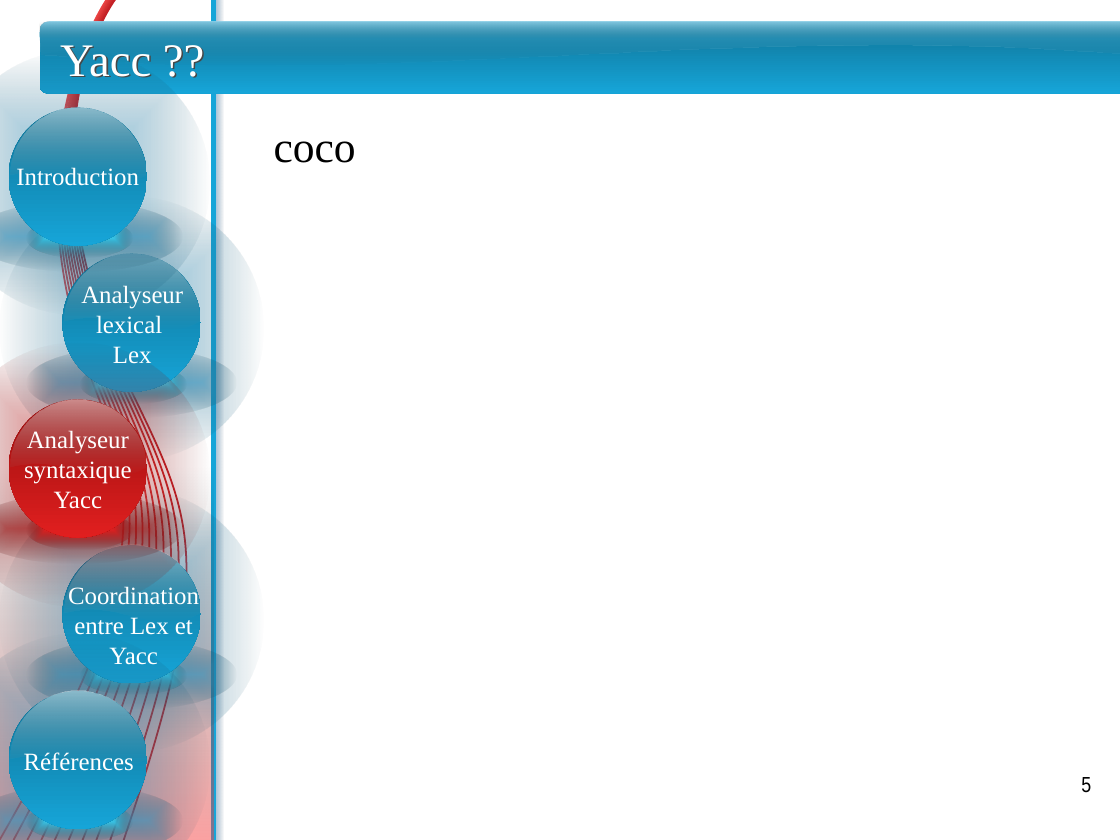
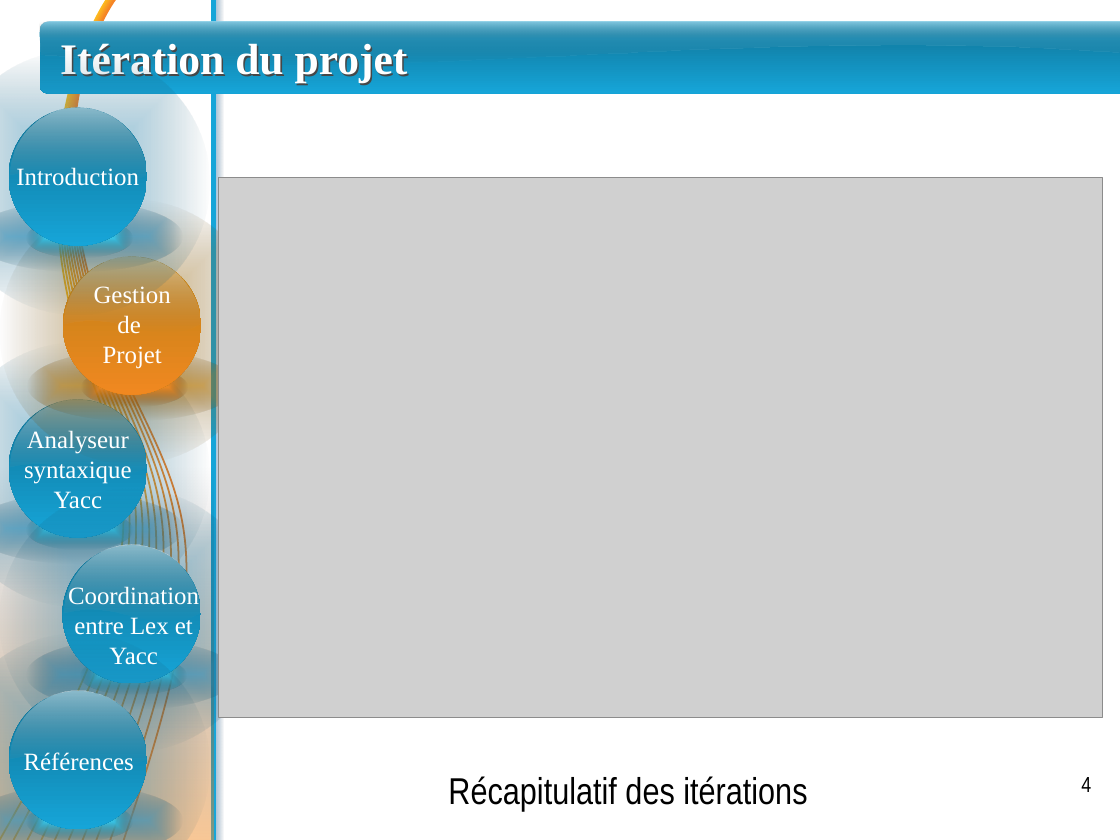
Before and after one commit to sarrabenbrahim/team-war, a slide deck: slide 4 of PFE/Presentation/presentation - Jaafar.pptx (slide 5 before the commit). Drawn at 1120x840 pixels with LibreOffice and Linux fonts; fonts in the diff are those of the drawing; grey boxes stand for pictures. Boxes give left, top, right and bottom in pixels: in the first picture for what was removed or moved away, otherwise in the second. Text is boxed around its words. In the diff, an @@ line names an element or a change of style, - is before the commit and + after.

Commit message:
-+ Gestion de projet et Gestion des coûts

```diff
--- a/PFE/Presentation/presentation - Jaafar.pptx
+++ b/PFE/Presentation/presentation - Jaafar.pptx
@@ freeform shape at (0, 0, 151, 840): outline #EF4546 1.13 pt to #FEBD1E 1.13 pt @@
@@ freeform shape at (1, 0, 156, 840): outline #E74142 1.13 pt to #FDB620 1.13 pt @@
@@ freeform shape at (2, 0, 161, 840): outline #E23D3D 1.13 pt to #FCAF21 1.13 pt @@
@@ freeform shape at (3, 0, 166, 840): outline #DD3939 1.13 pt to #FBA922 1.13 pt @@
@@ freeform shape at (3, 0, 170, 840): outline #D93535 1.13 pt to #FAA223 1.13 pt @@
@@ freeform shape at (4, 0, 175, 840): outline #D43032 1.13 pt to #F99D24 1.13 pt @@
@@ freeform shape at (6, 0, 185, 840): outline #D02D2E 1.13 pt to #F89624 1.13 pt @@
@@ freeform shape at (7, 0, 196, 840): outline #CC292B 1.13 pt to #F79025 1.13 pt @@
@@ freeform shape at (8, 0, 206, 840): outline #C82428 1.13 pt to #F68A25 1.13 pt @@
@@ freeform shape at (8, 0, 216, 840): outline #C32127 1.13 pt to #F58426 1.13 pt @@
@@ freeform shape at (38, 21, 1120, 77): outline redrawn @@
@@ title removed at (60, 45, 151, 78) @@
-Yacc ??
@@ title added at (60, 43, 408, 83), 28 pt, text #FFFFFF, bold @@
+Itération du projet
@@ text removed at (274, 141, 356, 163) @@
-coco
@@ picture added at (218, 177, 1102, 717) @@
@@ ellipse at (0, 199, 263, 463): fill gradient #2FA4D9 to #164C64 to gradient #BC8116 to #573C0A @@
@@ ellipse at (63, 256, 200, 394): fill gradient #0F7295 to #16A5D8 to gradient #BC8116 to #F08820 @@
@@ text at (94, 286, 171, 369): text changed @@
-Analyseur lexical
-Lex
+Gestion
+de
+Projet
@@ ellipse at (0, 343, 209, 606): fill gradient #E11F1F to #680E0E to gradient #2FA4D9 to #164C64 @@
@@ ellipse at (27, 351, 236, 420): fill gradient #338EB7 to #184255 to gradient #BC8116 to #573C0A @@
@@ 2 ellipses, 1 freeform shape: place and size @@
-2 ellipses, 1 freeform shape at (27, 253, 236, 417)
+2 ellipses, 1 freeform shape at (27, 256, 236, 420)
@@ ellipse at (82, 368, 187, 407): fill gradient #35C8EB to #195D6D to gradient #F08820 to #6F3F0F @@
@@ ellipse at (9, 400, 147, 538): fill gradient #960E0E to #E11F1F to gradient #0F7295 to #16A5D8 @@
@@ rectangle at (0, 464, 213, 840): fill gradient #000000 to #F74343 to gradient #000000 to #F18E2B @@
@@ ellipse at (0, 494, 183, 563): fill gradient #960E0E to #450606 to gradient #338EB7 to #184255 @@
@@ ellipse at (27, 511, 132, 549): fill gradient #E11F1F to #680E0E to gradient #35C8EB to #195D6D @@
@@ text added at (448, 776, 807, 811), 24 pt, text #000000 @@
+Récapitulatif des itérations
@@ page number at (1081, 777, 1091, 792): text changed @@
-5
+4
```
Also in this commit, not shown: 3 other slides changed, 3 slides added, 1 slide removed.
